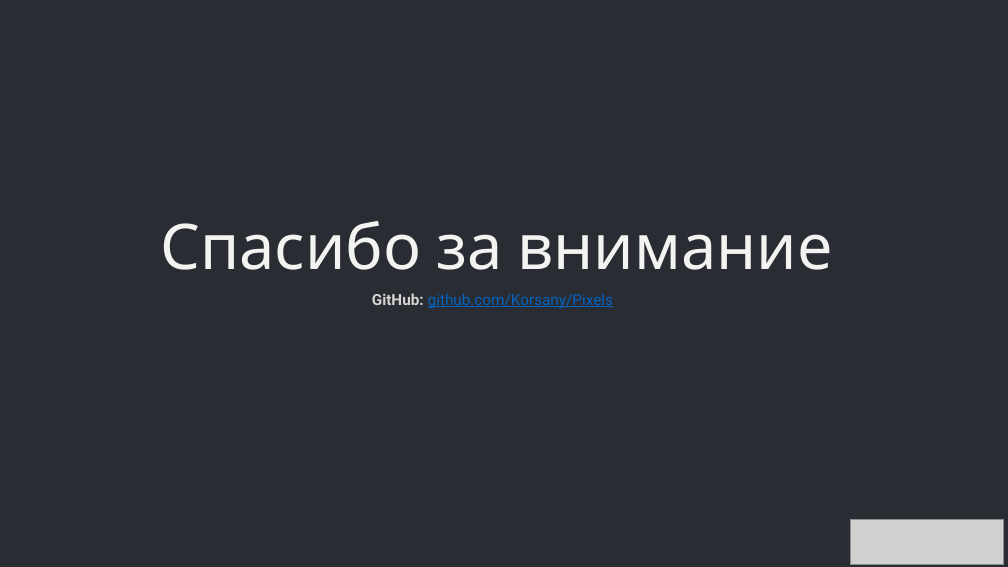
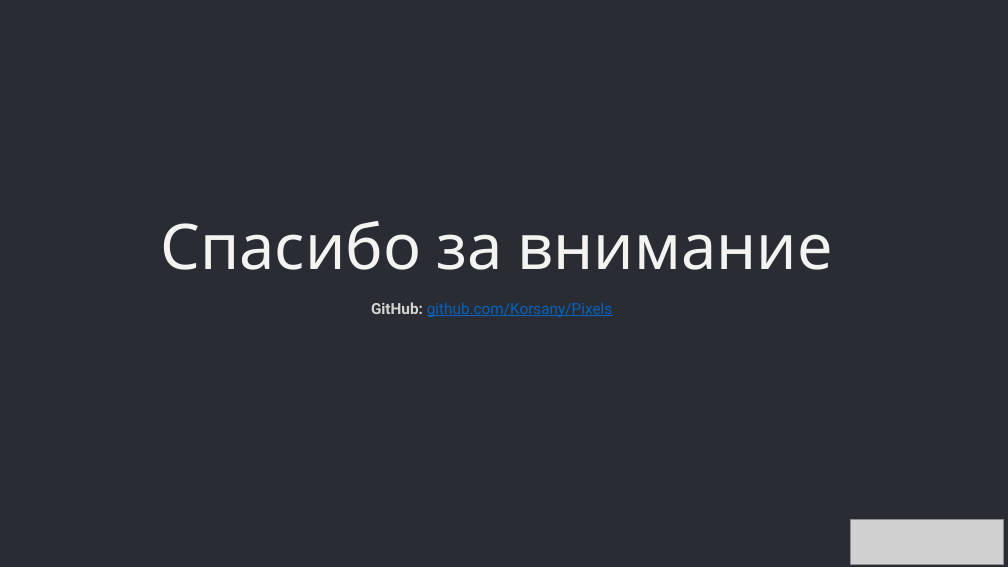
Before and after one commit to Korsany/Pixels, a slide deck: slide 11 of Pixels.pptx (slide 10 before the commit). Drawn at 1008x567 pixels with LibreOffice and Linux fonts; fonts in the diff are those of the drawing; grey boxes stand for pictures; background and template pictures are left out. Boxes give left, top, right and bottom in pixels: in the first picture for what was removed or moved away, otherwise in the second. Text is boxed around its words. In the diff, an @@ line names an element or a change of style, - is before the commit and + after.

Commit message:
update presentation

```diff
--- a/Pixels.pptx
+++ b/Pixels.pptx
@@ text "GitHub: github.com/Korsany/Pixels": place and size @@
-text "GitHub: github.com/Korsany/Pixels" at (372,293,613,308)
+text "GitHub: github.com/Korsany/Pixels" at (371,302,612,317)
```
Also in this commit, not shown: 1 other slide changed, 1 slide added.
